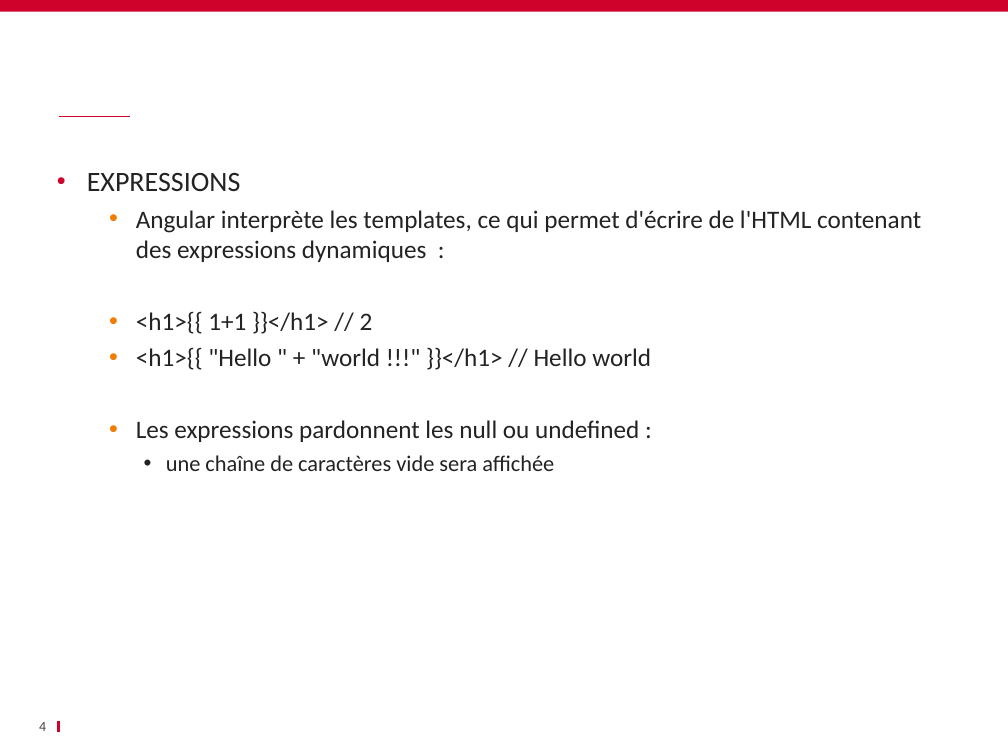
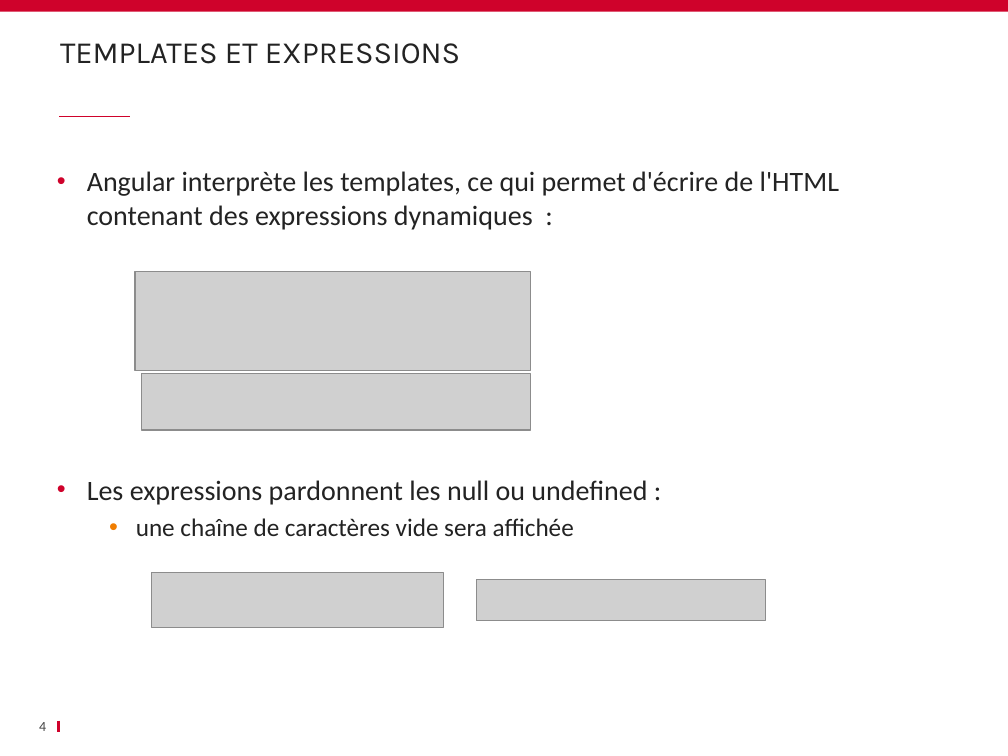
Before and after one commit to schassande/formation-angularjs1, a slide deck: slide 4 of Jour1/03 Premiers pas/03_Premier_pas_AngularJS.pptx. Drawn at 1008x756 pixels with LibreOffice and Linux fonts; fonts in the diff are those of the drawing; grey boxes stand for pictures; background and template pictures are left out. Boxes give left, top, right and bottom in pixels: in the first picture for what was removed or moved away, otherwise in the second. Text is boxed around its words. In the diff, an @@ line names an element or a change of style, - is before the commit and + after.

```diff
--- a/Jour1/03 Premiers pas/03_Premier_pas_AngularJS.pptx
+++ b/Jour1/03 Premiers pas/03_Premier_pas_AngularJS.pptx
@@ title added at (60, 43, 460, 64), 22 pt, text #232323 @@
+TEMPLATES ET EXPRESSIONS
@@ text at (87, 171, 839, 536): paragraph added @@
+            =
@@ text at (87, 173, 241, 191): paragraph removed @@
-• EXPRESSIONS
@@ text at (87, 171, 839, 536): size 18 to 20 pt in "Angular interprète les templates, ce qui permet ...", "Les expressions pardonnent les null ou undefined ..."; size 16 to 18 pt in "une chaîne de caractères vide sera affichée"; list level 2 to 1 in "Angular interprète les templates, ce ..."; bullet colour #F07D00 to #CF022B; list level 2 to 1 in "Les expressions pardonnent les null ..."; list level 3 to 2 in "une chaîne de caractères vide ..." @@
@@ picture added at (135, 271, 530, 371) @@
@@ text at (136, 311, 651, 370): paragraphs removed @@
-  • <h1>{{ 1+1 }}</h1> // 2
-  • <h1>{{ "Hello " + "world !!!" }}</h1> // Hello world
@@ picture added at (142, 373, 530, 429) @@
@@ picture added at (151, 573, 444, 627) @@
@@ picture added at (477, 580, 765, 621) @@
```
Also in this commit, not shown: 9 other slides changed, 4 slides removed, 1 other file.
